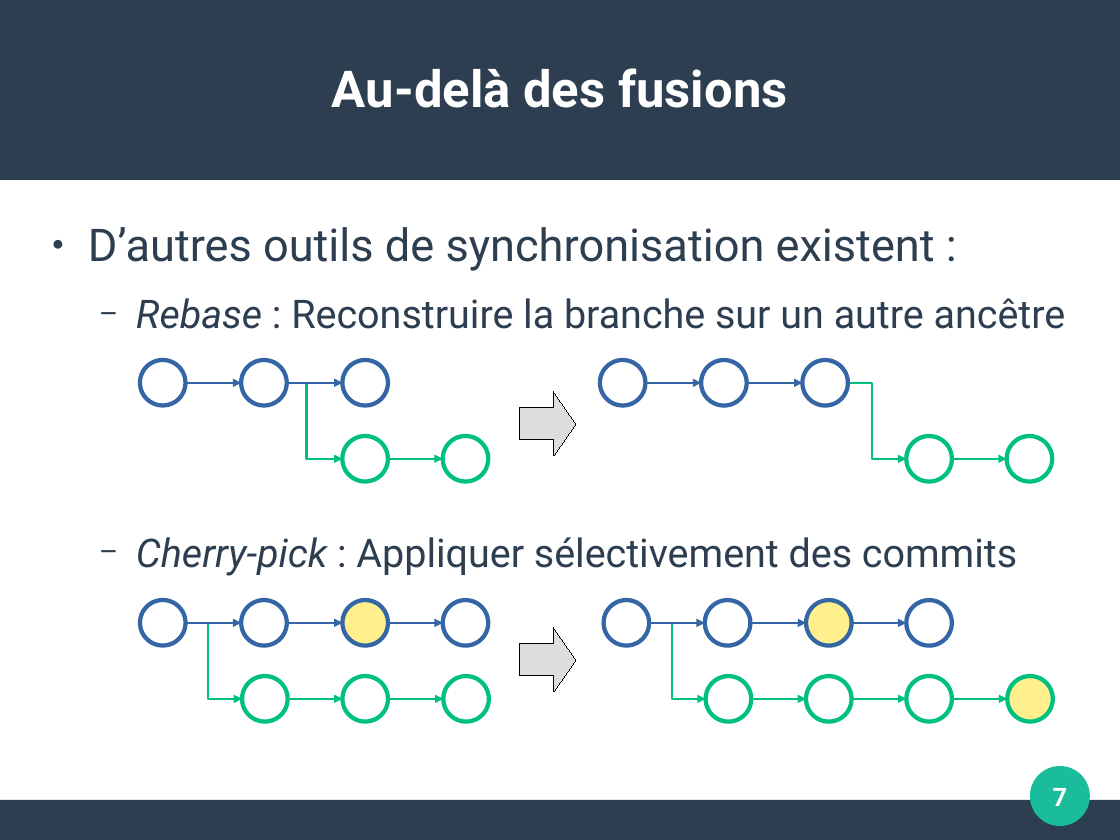
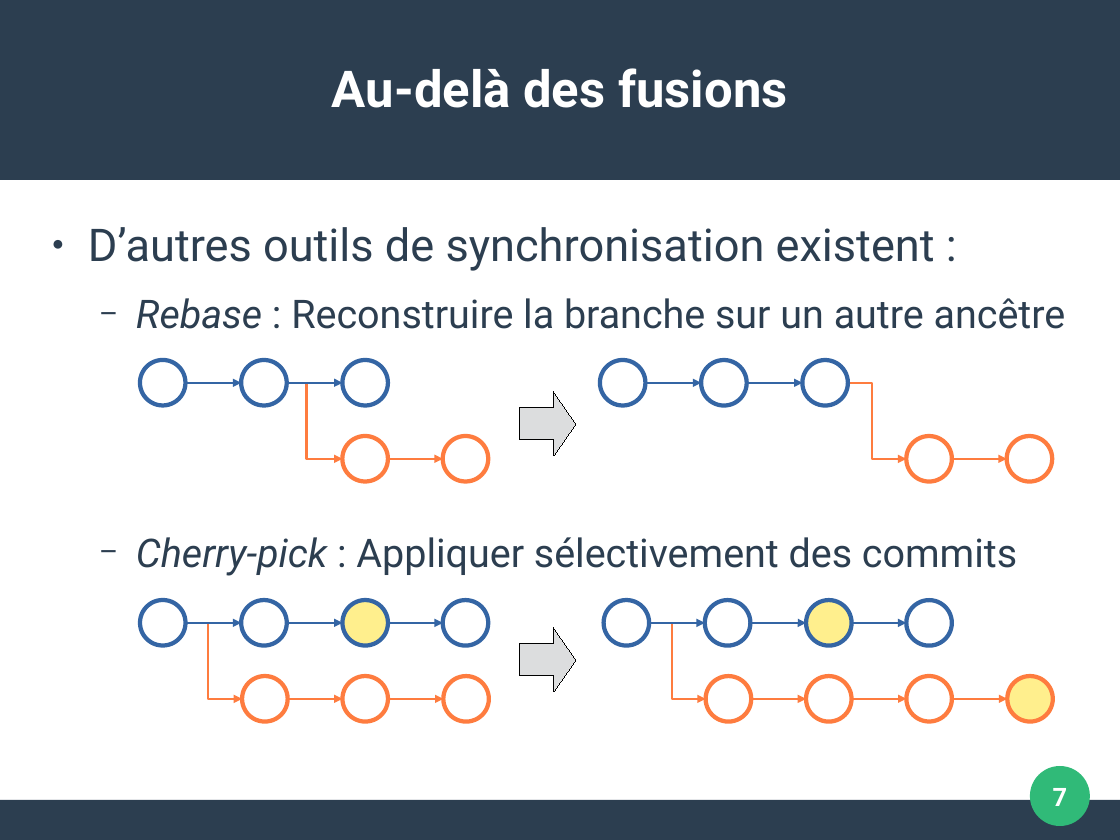
Before and after one commit to pushou/formation-git, a slide deck: slide 7 of Pres3-Branches.odp. Drawn at 1120x840 pixels with LibreOffice and Linux fonts; fonts in the diff are those of the drawing. Boxes give left, top, right and bottom in pixels: in the first picture for what was removed or moved away, otherwise in the second. Text is boxed around its words. In the diff, an @@ line names an element or a change of style, - is before the commit and + after.

```diff
--- a/Pres3-Branches.odp
+++ b/Pres3-Branches.odp
@@ elbow arrow (287, 383) - (343, 459): stroke #00C081 1.5 pt to #FE7C3F 1.5 pt @@
@@ elbow arrow (849, 383) - (907, 459): stroke #00C081 1.5 pt to #FE7C3F 1.5 pt @@
@@ elbow arrow (388, 459) - (443, 459): stroke #00C081 1.5 pt to #FE7C3F 1.5 pt @@
@@ elbow arrow (952, 459) - (1007, 459): stroke #00C081 1.5 pt to #FE7C3F 1.5 pt @@
@@ elbow arrow (186, 623) - (242, 699): stroke #00C081 1.5 pt to #FE7C3F 1.5 pt @@
@@ elbow arrow (649, 623) - (706, 699): stroke #00C081 1.5 pt to #FE7C3F 1.5 pt @@
@@ outline #00C081 3 pt to #FE7C3F 3 pt in 11 elements at (343,436,388,482), (443,436,489,482), (907,436,952,482), (1007,436,1053,482), (242,676,288,722), (343,676,388,722), (706,676,752,722), (806,676,852,722), (907,676,952,722), (443,676,489,722), (1008,676,1054,722) @@
@@ elbow arrow (288, 699) - (343, 699): stroke #00C081 1.5 pt to #FE7C3F 1.5 pt @@
@@ elbow arrow (388, 699) - (443, 699): stroke #00C081 1.5 pt to #FE7C3F 1.5 pt @@
@@ elbow arrow (751, 699) - (806, 699): stroke #00C081 1.5 pt to #FE7C3F 1.5 pt @@
@@ elbow arrow (852, 699) - (907, 699): stroke #00C081 1.5 pt to #FE7C3F 1.5 pt @@
@@ elbow arrow (953, 699) - (1008, 699): stroke #00C081 1.5 pt to #FE7C3F 1.5 pt @@
@@ ellipse at (1031,766,1091,826): fill #1ABC9C to #30BA78 @@
```
Also in this commit, not shown: 6 other slides changed, 6 other files.
